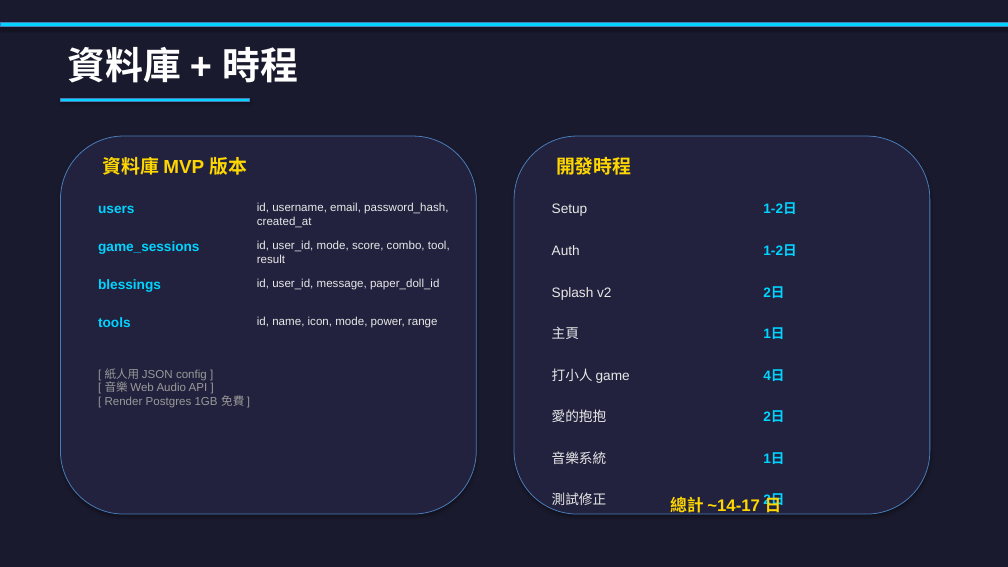
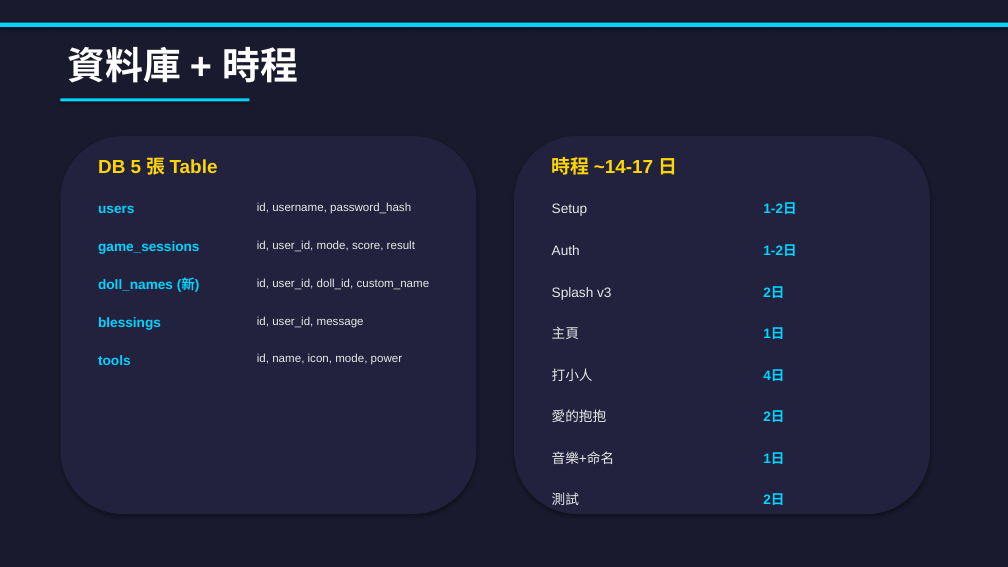
Before and after one commit to Ben-Yung/ai-da, a slide deck: slide 5 of 愛打_MVP_v1_執行文件.pptx (slide 8 before the commit). Drawn at 1008x567 pixels with LibreOffice and Linux fonts; fonts in the diff are those of the drawing. Boxes give left, top, right and bottom in pixels: in the first picture for what was removed or moved away, otherwise in the second. Text is boxed around its words. In the diff, an @@ line names an element or a change of style, - is before the commit and + after.

Commit message:
📄 v3 final: add naming system (doll_names table)

```diff
--- a/愛打_MVP_v1_執行文件.pptx
+++ b/愛打_MVP_v1_執行文件.pptx
@@ outline #4B7EBC 0.75 pt to none in 4 elements at bbox=[0, 23, 1008, 27], bbox=[60, 136, 476, 514], bbox=[514, 136, 930, 514], bbox=[60, 98, 250, 101] @@
@@ text at bbox=[98, 158, 218, 175]: text changed @@
-資料庫 MVP 版本
+DB 5 張 Table
@@ text at bbox=[552, 157, 677, 175]: text changed @@
-開發時程
+時程 ~14-17 日
@@ text at bbox=[257, 202, 411, 214]: text changed @@
-id, username, email, password_hash, created_at
+id, username, password_hash
@@ text at bbox=[257, 240, 415, 252]: text changed @@
-id, user_id, mode, score, combo, tool, result
+id, user_id, mode, score, result
@@ text added at bbox=[98, 278, 200, 292], 13 pt, text #00D4FF, bold @@
+doll_names (新)
@@ text at bbox=[257, 278, 430, 290]: text changed @@
-id, user_id, message, paper_doll_id
+id, user_id, doll_id, custom_name
@@ text "blessings": place and size @@
-text "blessings" at bbox=[98, 279, 161, 292]
+text "blessings" at bbox=[98, 317, 161, 330]
@@ text added at bbox=[257, 316, 364, 328], 11 pt, text #E8E8E8 @@
+id, user_id, message
@@ text "tools": place and size @@
-text "tools" at bbox=[98, 317, 131, 327]
+text "tools" at bbox=[98, 355, 131, 365]
@@ text at bbox=[257, 354, 403, 365]: text changed @@
-id, name, icon, mode, power, range
+id, name, icon, mode, power
@@ text removed at bbox=[105, 368, 244, 408] @@
-[ 紙人用 JSON config ]
-[ 音樂 Web Audio API ]
-[ Render Postgres 1GB 免費 ]
@@ text at bbox=[552, 368, 593, 381]: text changed @@
-打小人 game
+打小人
@@ text at bbox=[552, 451, 614, 464]: text changed @@
-音樂系統
+音樂+命名
@@ text at bbox=[552, 492, 579, 505]: text changed @@
-測試修正
+測試
@@ text removed at bbox=[670, 494, 782, 516] @@
-總計 ~14-17 日
```
Also in this commit, not shown: 4 other slides changed, 1 slide added, 4 slides removed, 3 other files.
